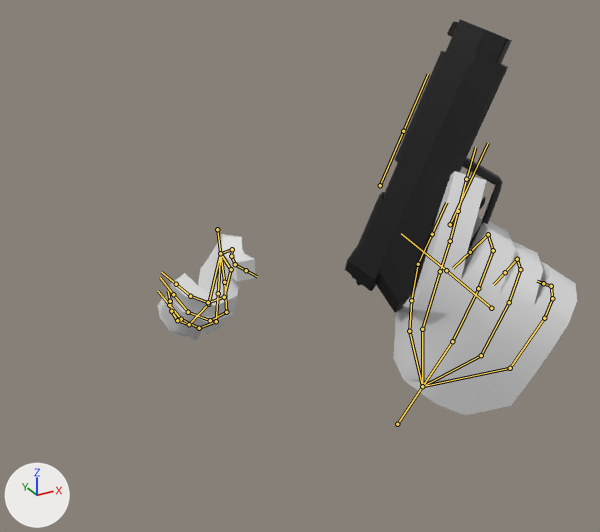
The FBX model Assets/Models/pistol+hands.fbx as it was, and as the next commit left it.
The view is the same before and after, from a 50 mm lens placed at (-1.05, -4.32, 1.65), pointed at (0.13, -2.18, 0.58). Lighting does not change. The marker at lower left points along +X, +Y and +Z. Both versions are drawn at frame 1 of the action 'hands|AbilityCatch'; the numbers are the values there. The bones that bend it are drawn over the model as lines.

In view in the first picture: 'Hands', 'Pistol'.
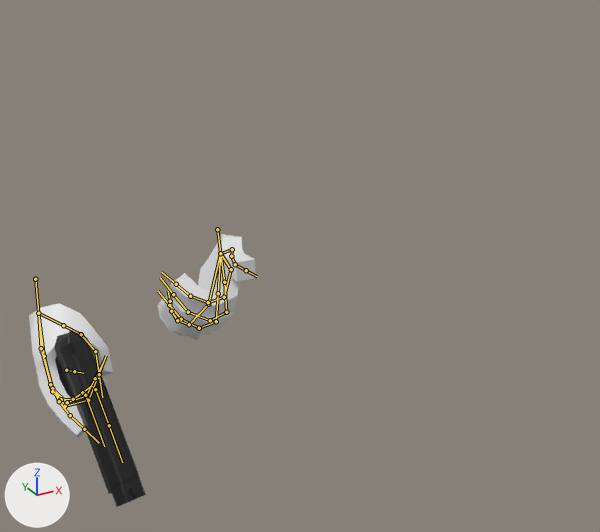
The change in detail:
Bone 'righthand' (bone_righthand) moves from (-18.47, -0.26, 2.79) to (-5.93, -1.54, -1.05).
Bone 'righthand' (bone_righthand) turns from (21, 49, 37) to (-8, 9, 143) degrees about its own x, y and z.
Bone 'Pistol' (bone_pistol) moves from (0.18, 10.49, 1.2) to (-7.22, 0.9, -3.13).
Bone 'Pistol' (bone_pistol) turns from (27, 41, -64) to (5, -1, 50) degrees about its own x, y and z.

Changed parts and their boxes [x1, y1, x2, y2] in the pictures (600 x 532 px):
'Hands', posed (46% narrower, 17% shorter)
    before: [157, 171, 577, 416]
    after: [29, 234, 256, 438]
'Pistol', posed
    before: [345, 19, 512, 313]
    after: [54, 330, 146, 507]
bone 'righthand', root to tip
    before: (397, 424) to (422, 386)
    after: (35, 279) to (38, 313)
bone 'Pistol', root to tip
    before: (450, 224) to (488, 143)
    after: (85, 395) to (104, 446)
